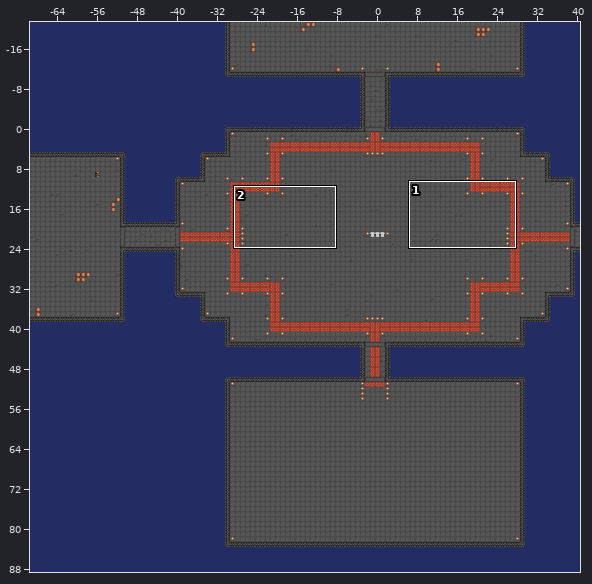
Tiled map -- assets/map/dungeon.tmx. Above: a wide view before the commit, with the close-up outlined.
Close-up. Before the edit:
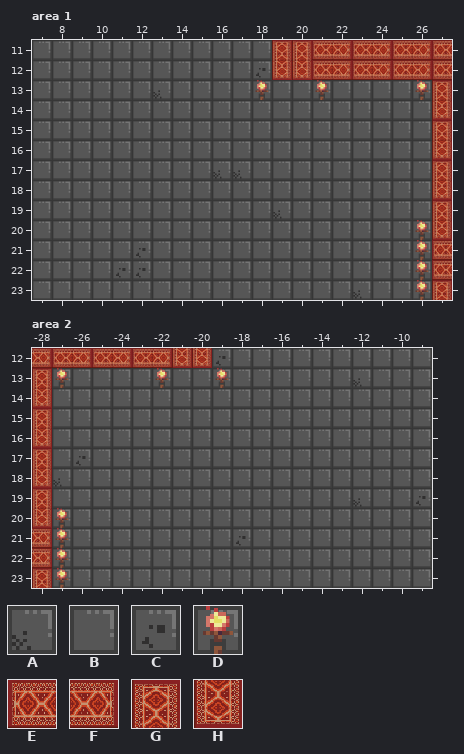
Cells are 50x50 px. Shown: area 1 x 7..27, y 11..23; area 2 x -28..-9, y 12..23. The commit also changed other parts of the map, which this record leaves out.
Key: from "tilemap": A 0, B 1, C 2, D 22, E 34, F 35, G 36, H 46.
_ is an empty cell.
Layer "dungeon" before, area 1, first column x 7:
11 BBBBBBBBBBBBGGEFEFEFE
12 BBBBBBBBBBBCHHEFEFEFE
13 BBBBBBABBBBDBBDBBBBDG
14 BBBBBBBBBBBBBBBBBBBBH
15 BBBBBBBBBBBBBBBBBBBBG
16 BBBBBBBBBBBBBBBBBBBBH
17 BBBBBBBBBAABBBBBBBBBG
18 BBBBBBBBBBBBBBBBBBBBH
19 BBBBBBBBBBBBABBBBBBBG
20 BBBBBBBBBBBBBBBBBBBDH
21 BBBBBCBBBBBBBBBBBBBDE
22 BBBBCCBBBBBBBBBBBBBDE
23 BBBBBBBBBBBBBBBBABBDG
Layer "dungeon" before, area 2, first column x -28:
12 FEFEFEFHHCBBBBBBBBBB
13 GDBBBBDBBDBBBBBBABBB
14 HBBBBBBBBBBBBBBBBBBB
15 GBBBBBBBBBBBBBBBBBBB
16 HBBBBBBBBBBBBBBBBBBB
17 GBCBBBBBBBBBBBBBBBBB
18 HABBBBBBBBBBBBBBBBBB
19 GBBBBBBBBBBBBBBBABBC
20 HDBBBBBBBBBBBBBBBBBB
21 FDBBBBBBBBCBBBBBBBBB
22 FDBBBBBBBBBBBBBBBBBB
23 GDBBBBBBBBBBBBBBBBBB
Once edited:
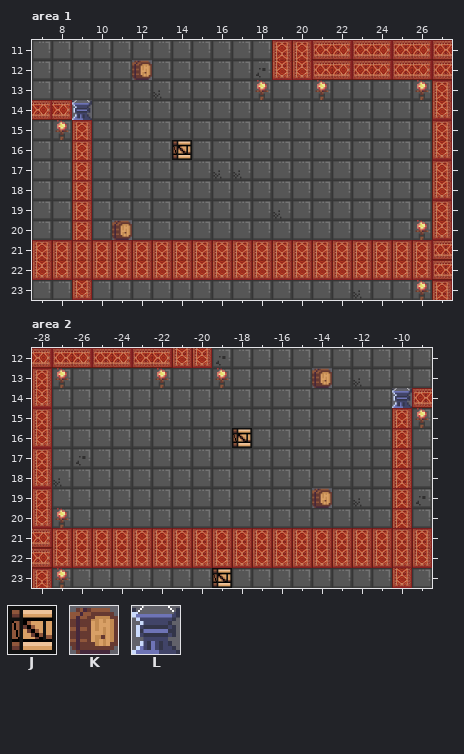
Further tiles: from "tilemap": J 10, K 11, L 13.
The exact change:
Changed rows in their new state; . is an unchanged cell.
Layer "dungeon", area 1:
first column x 7:
12 .....K..............
14 FFL.................
15 .DG.................
16 ..G....J............
17 ..G.................
18 ..G.................
19 ..G.................
20 ..G.K...............
21 GGGGGGGGGGGGGGGGGGGG
22 HHHHHHHHHHHHHHHHHHHH
23 ..H.................
Layer "dungeon", area 2:
first column x -27:
13 .............K.....
14 .................LE
15 .................GD
16 .........J.......G.
17 .................G.
18 .................G.
19 .............K...G.
20 .................G.
21 GGGGGGGGGGGGGGGGGGG
22 HHHHHHHHHHHHHHHHHHH
23 ........J........H.
Where, in picture pixels (left, top, right, bottom), the same in both close-ups:
changed: (132, 60, 152, 80)
changed: (32, 100, 432, 300)
changed: (312, 368, 332, 388)
changed: (52, 388, 432, 588)
